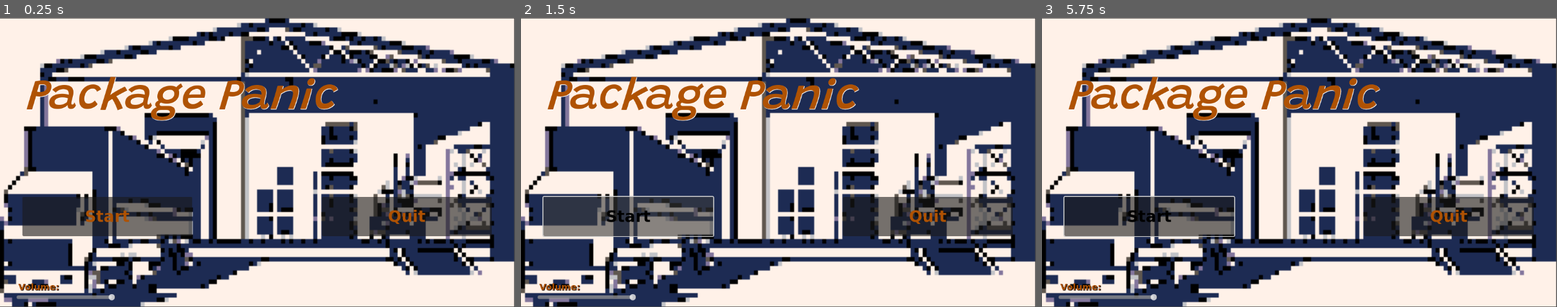
Above: before the commit, frames 1-3 (left to right).
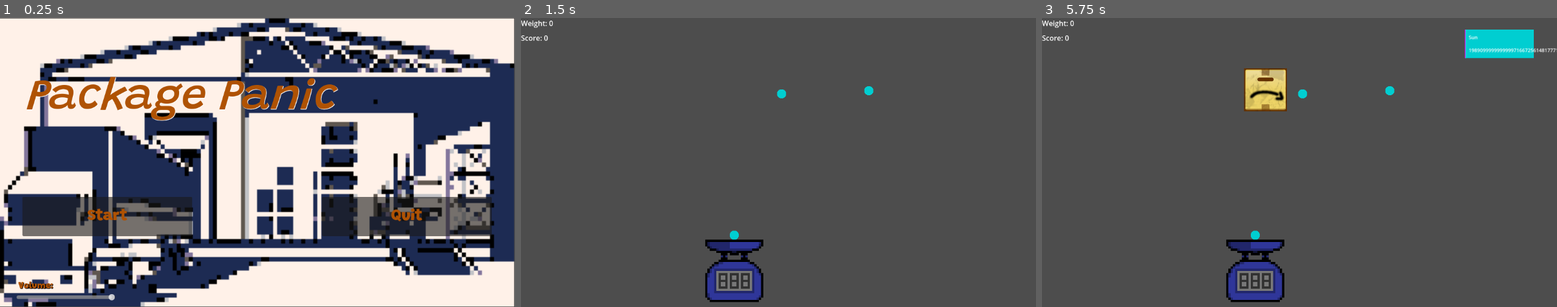
Above: after the commit, the same moments.

Repository: rodemananthony/gmtk-2024
Game: Godot game, scene res://scenes/Title Screen.tscn
Two runs of this game, one before a commit and one after it. Both use one fixed random seed, a clock stepped at 60 frames per second and the inputs below.
Inputs (mouse positions are in pixels of both pictures, inside the frame that each line leads up to):
- Up to frame 1 (0.25 s): no input
- Up to frame 2 (1.5 s): click "Start" at 0.5 s; click (629, 217) at 1.25 s, where only the run before the commit has a clickable "Start"
- Up to frame 3 (5.75 s): click (1150, 217) at 2 s, where only the run before the commit has a clickable "Start"; tap Enter at 2.75, 4.25 s; move the mouse to (1412, 148) at 2.77 s; click (1412, 148) at 2.85 s; tap Space at 3.5, 5 s; drag from (1196, 176) to (1273, 220) at 3.52 s; move the mouse to (1351, 98) at 4.27 s; click (1351, 98) at 4.35 s; drag from (1273, 220) to (1145, 119) at 5.02 s

The runs differ from the first frame. In frame 1, 0.6% of the frame differs, in the area x 3-83%, y 65-95%; in frame 2, 97%; in frame 3, 98%, in the area x 0-100%, y 0-100%.

Commit message:
title screen and project config updates

Diff:
--- a/project.godot
+++ b/project.godot
@@ -10,10 +10,18 @@
 
 [application]
 
-config/name="GMTK 2024"
+config/name="Package Panic"
 run/main_scene="res://scenes/Title Screen.tscn"
 config/features=PackedStringArray("4.3", "Forward Plus")
 config/icon="res://icon.svg"
+
+[autoload]
+
+BackgroundMusic="*res://scenes/background_music.tscn"
+
+[display]
+
+window/size/resizable=false
 
 [input]
 
--- a/scenes/Title Screen.tscn
+++ b/scenes/Title Screen.tscn
@@ -1,10 +1,9 @@
-[gd_scene load_steps=6 format=3 uid="uid://cc47ti5t6e3cl"]
+[gd_scene load_steps=5 format=3 uid="uid://cc47ti5t6e3cl"]
 
 [ext_resource type="Texture2D" uid="uid://b3sc5wnq4wbdd" path="res://Images/background_image.png" id="1_4ryyo"]
 [ext_resource type="Script" path="res://scripts/TitleScreen.gd" id="1_arrd7"]
-[ext_resource type="FontFile" uid="uid://dkc3hmqkqqgpg" path="res://Fonts/grandstander_5.0.20/webfonts/grandstander-vietnamese-900-normal.woff2" id="2_ojhlj"]
-[ext_resource type="FontFile" uid="uid://dsw2bohjkl05b" path="res://Fonts/grandstander_5.0.20/webfonts/grandstander-latin-500-italic.woff" id="4_isqtv"]
-[ext_resource type="AudioStream" uid="uid://b4t1c1ssj5rio" path="res://Sounds/Title Screen BGM.wav" id="5_3c5m7"]
+[ext_resource type="FontFile" uid="uid://c3dp3iioy5ff3" path="res://Fonts/grandstander_5.0.20/ttf/grandstander-latin-900-normal.ttf" id="3_sfngf"]
+[ext_resource type="FontFile" uid="uid://sed201pbsvle" path="res://Fonts/grandstander_5.0.20/ttf/grandstander-latin-500-italic.ttf" id="4_lp2ne"]
 
 [node name="TitleScreen" type="Control"]
 layout_mode = 3
@@ -42,7 +41,7 @@
 theme_override_colors/icon_hover_color = Color(1, 1, 1, 1)
 theme_override_colors/icon_hover_pressed_color = Color(1, 1, 1, 1)
 theme_override_colors/icon_disabled_color = Color(1, 1, 1, 1)
-theme_override_fonts/font = ExtResource("2_ojhlj")
+theme_override_fonts/font = ExtResource("3_sfngf")
 theme_override_font_sizes/font_size = 35
 text = "Start"
 
@@ -66,7 +65,7 @@
 theme_override_colors/icon_hover_color = Color(0, 0, 0, 1)
 theme_override_colors/icon_hover_pressed_color = Color(0, 0, 0, 1)
 theme_override_colors/icon_disabled_color = Color(0, 0, 0, 1)
-theme_override_fonts/font = ExtResource("2_ojhlj")
+theme_override_fonts/font = ExtResource("3_sfngf")
 theme_override_font_sizes/font_size = 35
 text = "Quit"
 
@@ -80,21 +79,16 @@
 theme_override_colors/font_color = Color(0.685744, 0.319698, 0.0129001, 1)
 theme_override_colors/font_shadow_color = Color(1, 1, 1, 1)
 theme_override_colors/font_outline_color = Color(1, 1, 1, 1)
-theme_override_fonts/font = ExtResource("4_isqtv")
+theme_override_fonts/font = ExtResource("4_lp2ne")
 theme_override_font_sizes/font_size = 100
 text = "Package Panic"
 horizontal_alignment = 1
 
-[node name="AudioStreamPlayer" type="AudioStreamPlayer" parent="."]
-stream = ExtResource("5_3c5m7")
-volume_db = -10.591
-autoplay = true
-
-[node name="HSlider" type="HSlider" parent="AudioStreamPlayer"]
+[node name="HSlider" type="HSlider" parent="."]
 offset_left = 37.0
-offset_top = 618.0
+offset_top = 617.0
 offset_right = 258.0
-offset_bottom = 634.0
+offset_bottom = 633.0
 min_value = -30.0
 max_value = 0.0
 
@@ -107,10 +101,10 @@
 theme_override_colors/font_color = Color(0.686275, 0.321569, 0.0117647, 1)
 theme_override_colors/font_shadow_color = Color(0, 0, 0, 1)
 theme_override_colors/font_outline_color = Color(0, 0, 0, 1)
-theme_override_fonts/font = ExtResource("2_ojhlj")
+theme_override_fonts/font = ExtResource("3_sfngf")
 theme_override_font_sizes/font_size = 20
 text = "Volume: "
 
 [connection signal="pressed" from="StartButton" to="." method="_on_StartButton_pressed"]
 [connection signal="pressed" from="Quit" to="." method="_on_Quit_pressed"]
-[connection signal="value_changed" from="AudioStreamPlayer/HSlider" to="." method="_on_h_slider_value_changed"]
+[connection signal="value_changed" from="HSlider" to="." method="_on_h_slider_value_changed"]
--- /dev/null
+++ b/scenes/background_music.tscn
@@ -0,0 +1,8 @@
+[gd_scene load_steps=2 format=3 uid="uid://ba4wtdopl8o7w"]
+
+[ext_resource type="AudioStream" uid="uid://b4t1c1ssj5rio" path="res://Sounds/Title Screen BGM.wav" id="1_7gkwq"]
+
+[node name="Background Music" type="AudioStreamPlayer"]
+stream = ExtResource("1_7gkwq")
+volume_db = -10.591
+autoplay = true
--- a/scripts/TitleScreen.gd
+++ b/scripts/TitleScreen.gd
@@ -3,7 +3,7 @@
 
 func _on_StartButton_pressed() -> void:
 	#Start button redirects to the main scene on press
-	get_tree().change_scene_to_file("res://scenes/shelf_test.tscn")
+	get_tree().change_scene_to_file("res://scenes/test/catalog_test.tscn")
 
 
 
Not shown, changed: Sounds/Title Screen BGM.wav.import
Not shown, changed: export_presets.cfg
